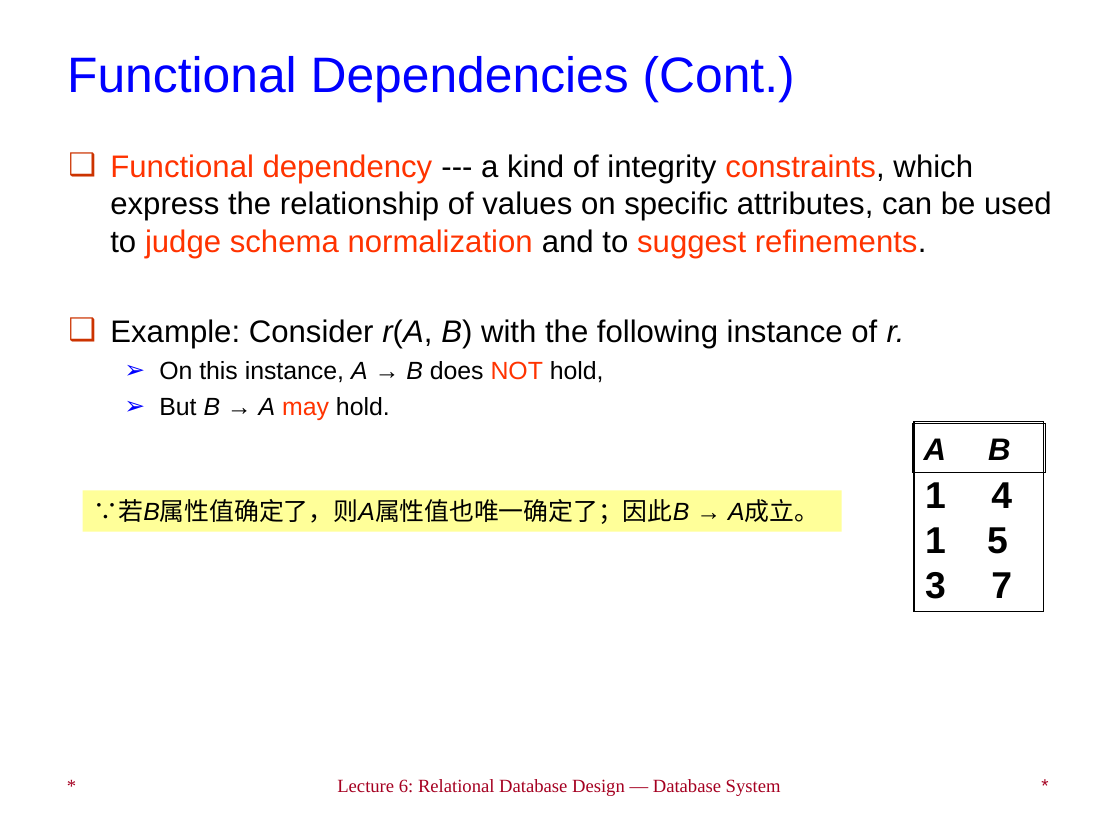
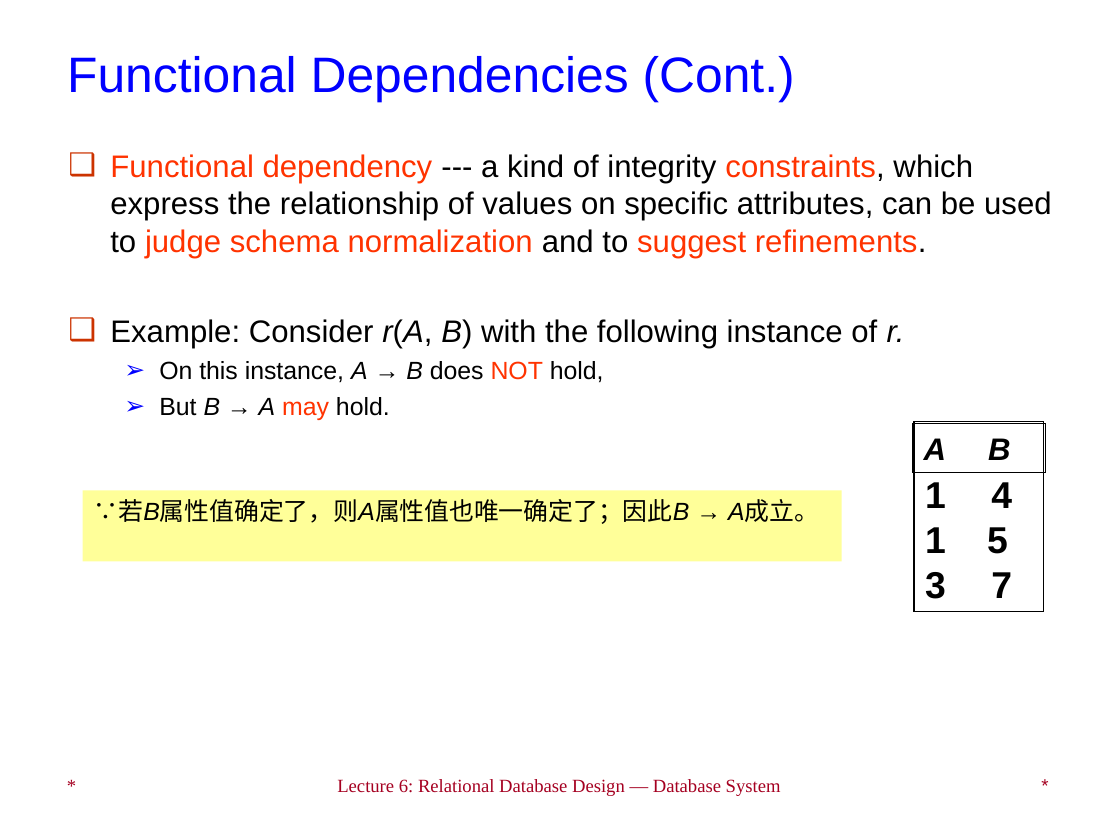
Before and after one commit to LukeLIN-web/DataBase-System-learning, a slide deck: slide 15 of PPT/Lec 6_Relational Database Design.ppt. Drawn at 1120x840 pixels with LibreOffice and Linux fonts; fonts in the diff are those of the drawing. Boxes give left, top, right and bottom in pixels: in the first picture for what was removed or moved away, otherwise in the second. Text is boxed around its words. In the diff, an @@ line names an element or a change of style, - is before the commit and + after.

```diff
--- a/PPT/Lec 6_Relational Database Design.ppt
+++ b/PPT/Lec 6_Relational Database Design.ppt
@@ rectangle "∵若B属性值确定了，则A属性值也唯一确定了；因此B → A成立。": place and size @@
-rectangle "∵若B属性值确定了，则A属性值也唯一确定了；因此B → A成立。" at (83, 491, 842, 532)
+rectangle "∵若B属性值确定了，则A属性值也唯一确定了；因此B → A成立。" at (83, 491, 842, 562)
```
Also in this commit, not shown: 4 other slides changed, 38 other files.
